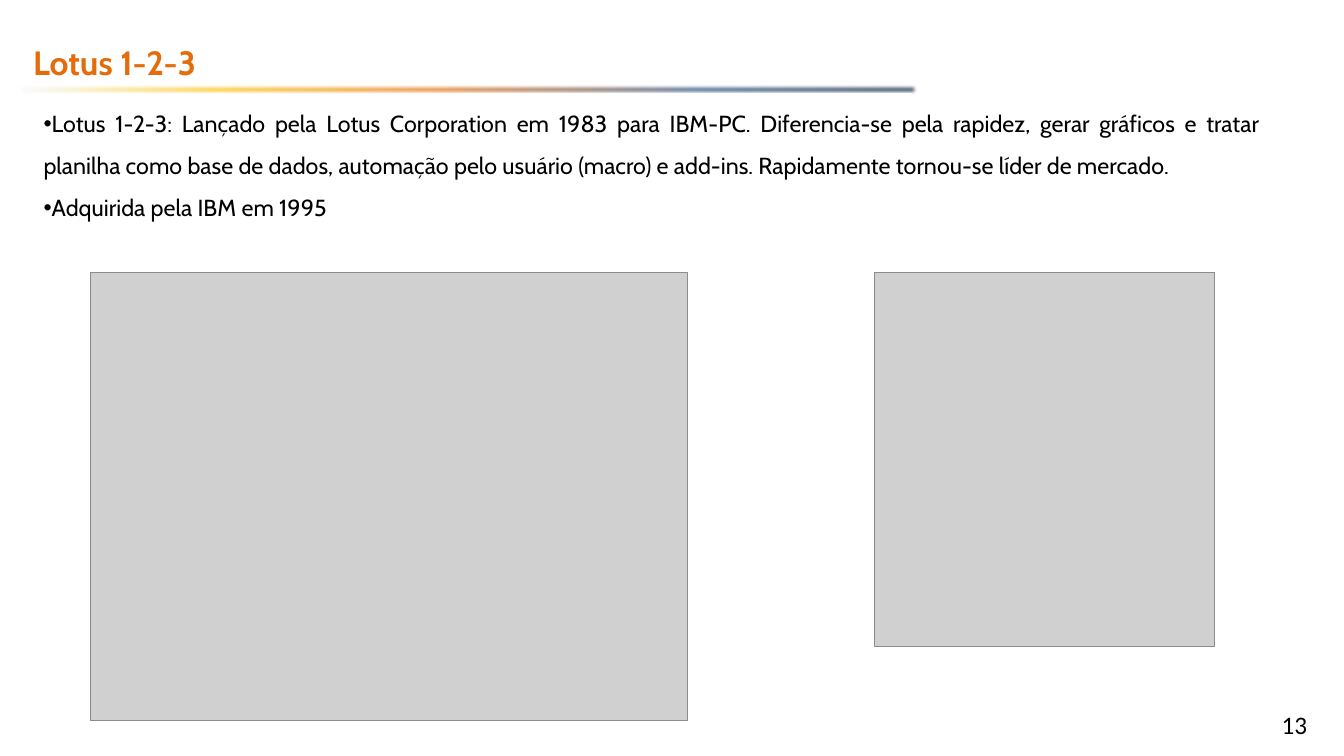
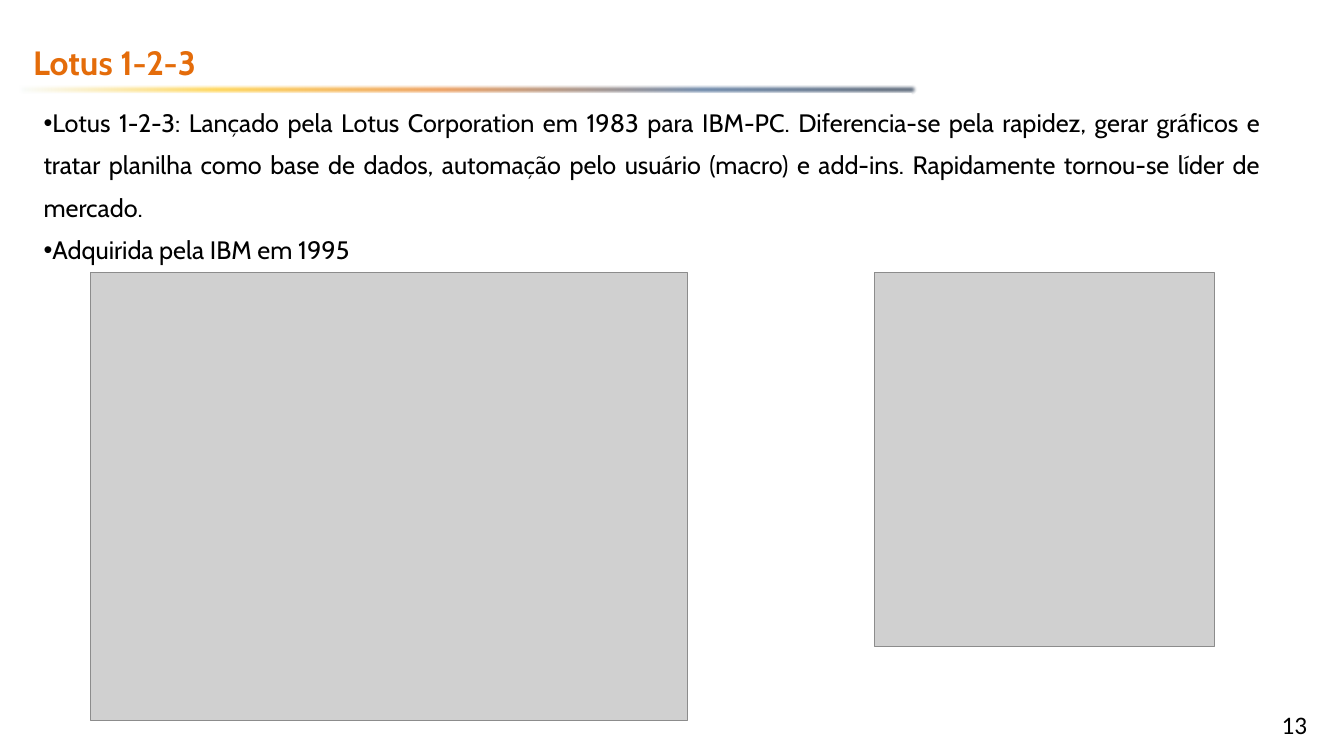
Before and after one commit to emerson-fenrir/Excel_Basico, a slide deck: slide 13 of Professor/Aula3.pptx. Drawn at 1344x756 pixels with LibreOffice and Linux fonts; fonts in the diff are those of the drawing; grey boxes stand for pictures; background and template pictures are left out. Boxes give left, top, right and bottom in pixels: in the first picture for what was removed or moved away, otherwise in the second. Text is boxed around its words. In the diff, an @@ line names an element or a change of style, - is before the commit and + after.

```diff
--- a/Professor/Aula3.pptx
+++ b/Professor/Aula3.pptx
@@ subtitle "Lotus 1-2-3: Lançado pela Lotus ..." at (44,113,1260,265): size 16.6 to 18 pt; line spacing 1.5 to 1.4 @@
```
Also in this commit, not shown: 8 other slides changed, 2 slides added.
